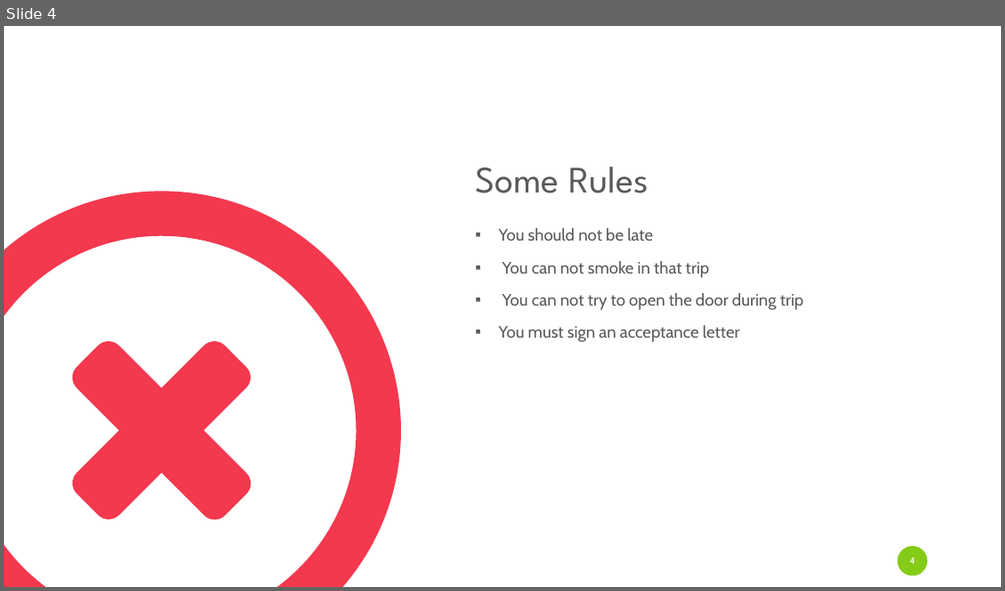
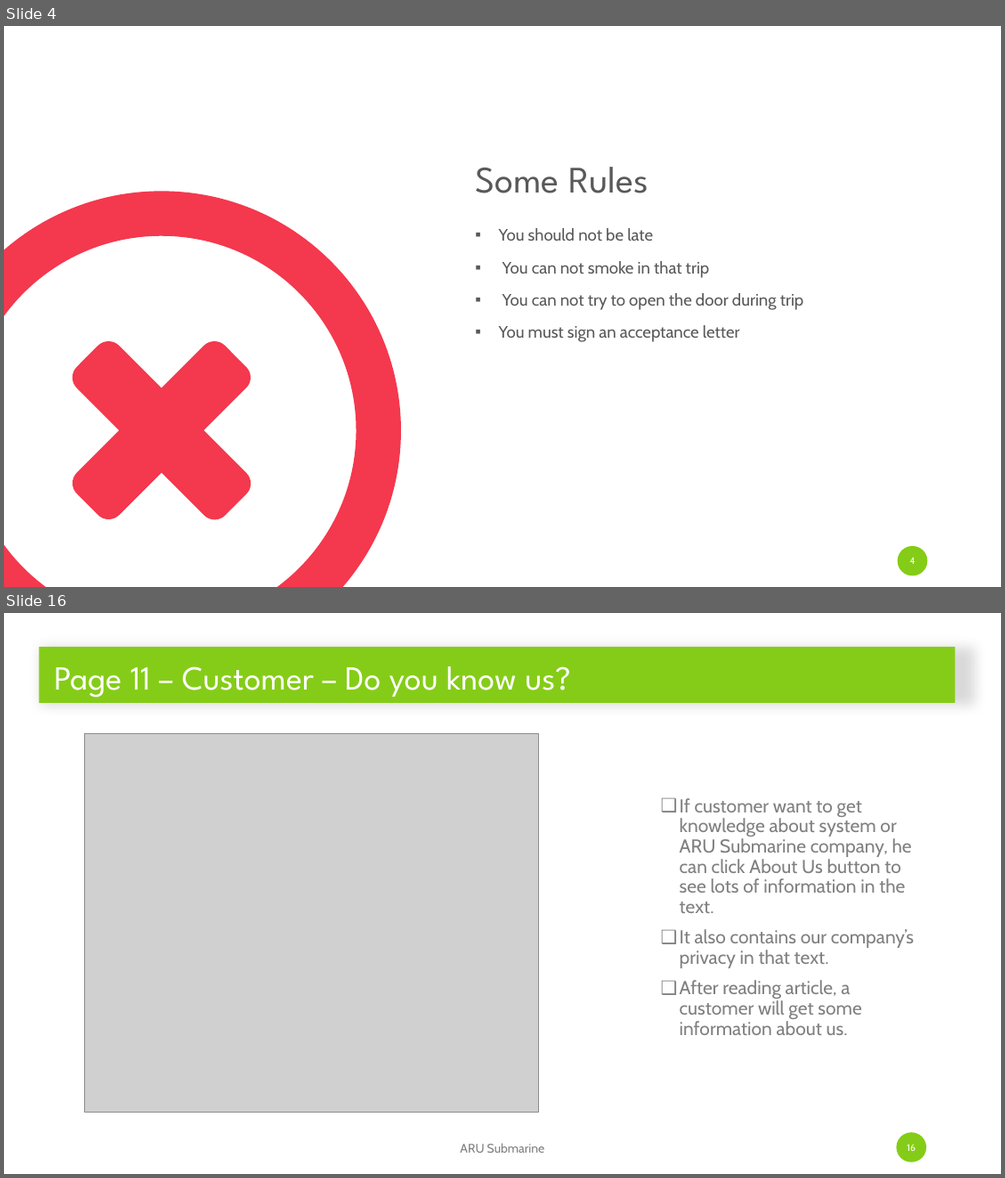
Before and after one commit to mustafaberat/ARU-Submarine, a slide deck: Presentation/ARUSubmarinePresentation.pptx. Shown one above the other, each under a label of ours: slide 4 before the commit, slides 4 and 16 after it; the slides between them are not shown. The pictures are 1005x591 and 1005x1178 pixels, drawn with LibreOffice and Linux fonts; fonts in the diff are those of the drawing; grey boxes stand for pictures. Boxes give left, top, right and bottom in pixels: in the first picture for what was removed or moved away, otherwise in the second. Text is boxed around its words. In the diff, an @@ line names an element or a change of style, - is before the commit and + after.

```diff
--- a/Presentation/ARUSubmarinePresentation.pptx
+++ b/Presentation/ARUSubmarinePresentation.pptx
@@ slide 16 added at [4,613,1001,1174], background #FFFFFF @@
@@ title added at [39,647,955,703], fill #85CC18, 32.4 pt, text #FFFFFF @@
+Page 11 – Customer – Do you know us?
@@ picture added at [85,733,538,1111] @@
@@ text added at [680,798,914,1035], 18 pt, text #808080 @@
+❑ If customer want to get knowledge about system or ARU Submarine company, he can click About Us button to see lots of information in the text.
+❑ It also contains our company’s privacy in that text.
+❑ After reading article, a customer will get some information about us.
@@ text added at [460,1143,545,1152], 12 pt, text #808080 @@
+ARU Submarine
@@ page number added at [896,1132,926,1162], fill #85CC18, 9 pt, text #FFFFFF @@
+16
```
Also in this commit, not shown: 2 slides changed, 17 other slides added, 9 slides removed.
